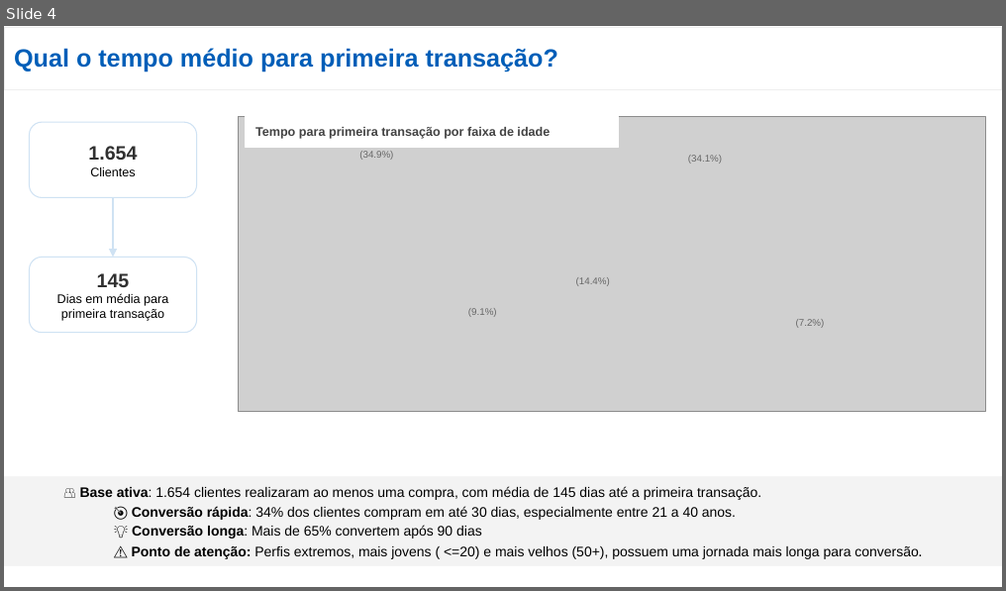
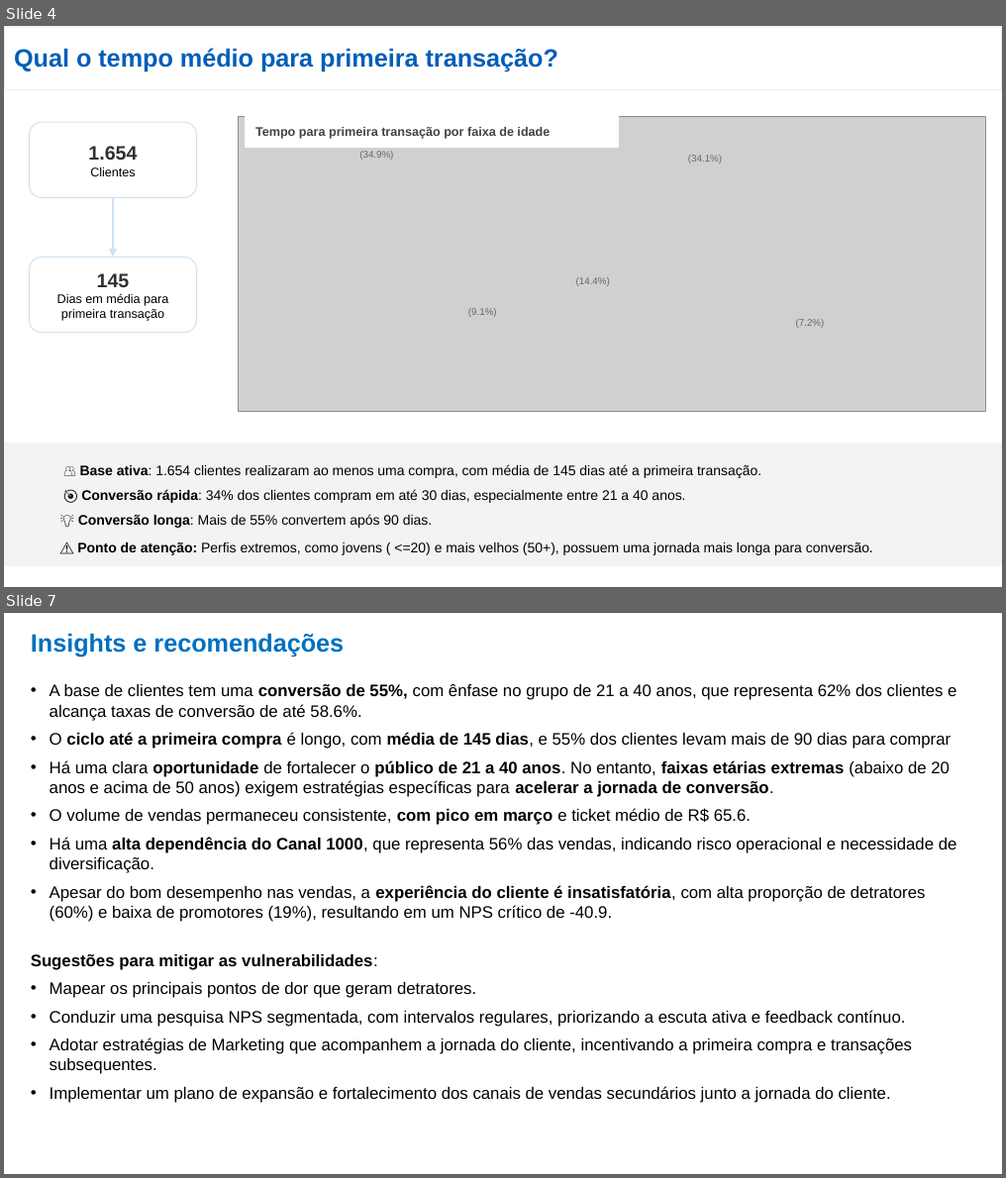
Before and after one commit to siads/projeto_git, a slide deck: Untitled presentation.pptx. Shown one above the other, each under a label of ours: slide 4 before the commit, slides 4 and 7 after it; the slides between them are not shown. The pictures are 1006x591 and 1006x1178 pixels, drawn with LibreOffice and Linux fonts; fonts in the diff are those of the drawing; grey boxes stand for pictures. Boxes give left, top, right and bottom in pixels: in the first picture for what was removed or moved away, otherwise in the second. Text is boxed around its words. In the diff, an @@ line names an element or a change of style, - is before the commit and + after.

```diff
--- a/Untitled presentation.pptx
+++ b/Untitled presentation.pptx
@@ slide 7 added at (x1=4, y1=613, x2=1002, y2=1174), background #FFFFFF @@
@@ title added at (x1=31, y1=633, x2=344, y2=658), 18 pt, text #0070C0, bold @@
+Insights e recomendações
@@ text added at (x1=31, y1=683, x2=957, y2=1103), 12 pt, text #000000 @@
+• A base de clientes tem uma conversão de 55%, com ênfase no grupo de 21 a 40 anos, que representa 62% dos clientes e alcança taxas de conversão de até 58.6%.
+• O ciclo até a primeira compra é longo, com média de 145 dias, e 55% dos clientes levam mais de 90 dias para comprar
+• Há uma clara oportunidade de fortalecer o público de 21 a 40 anos. No entanto, faixas etárias extremas (abaixo de 20 anos e acima de 50 anos) exigem estratégias específicas para acelerar a jornada de conversão.
+• O volume de vendas permaneceu consistente, com pico em março e ticket médio de R$ 65.6.
+• Há uma alta dependência do Canal 1000, que representa 56% das vendas, indicando risco operacional e necessidade de diversificação.
+• Apesar do bom desempenho nas vendas, a experiência do cliente é insatisfatória, com alta proporção de detratores (60%) e baixa de promotores (19%), resultando em um NPS crítico de -40.9.
+Sugestões para mitigar as vulnerabilidades:
+• Mapear os principais pontos de dor que geram detratores.
+• Conduzir uma pesquisa NPS segmentada, com intervalos regulares, priorizando a escuta ativa e feedback contínuo.
+• Adotar estratégias de Marketing que acompanhem a jornada do cliente, incentivando a primeira compra e transações subsequentes.
+• Implementar um plano de expansão e fortalecimento dos canais de vendas secundários junto a jornada do cliente.
@@ slide 4 changed as well @@
@@ rectangle "👥 Base ativa: 1.654 clientes ..." resized from (x1=4, y1=476, x2=1002, y2=565) to (x1=4, y1=444, x2=1002, y2=566) @@
@@ text in rectangle at (x1=80, y1=465, x2=761, y2=503): line spacing 1.15 to 1.5 @@
@@ text in rectangle at (x1=60, y1=514, x2=869, y2=556): text changed @@
-💡 Conversão longa: Mais de 65% convertem após 90 dias
-⚠️ Ponto de atenção: Perfis extremos, mais jovens ( <=20) e mais velhos (50+), possuem uma jornada mais longa para conversão.
+💡 Conversão longa: Mais de 55% convertem após 90 dias.
+⚠️ Ponto de atenção: Perfis extremos, como jovens ( <=20) e mais velhos (50+), possuem uma jornada mais longa para conversão.
```
Also in this commit, not shown: 5 other slides changed, 3 slides removed, 1 other file.
